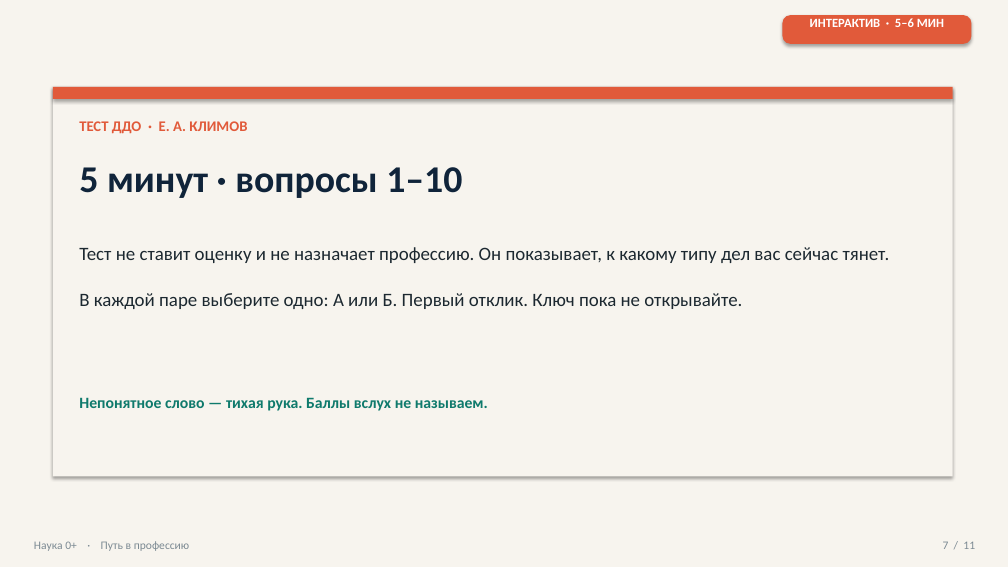
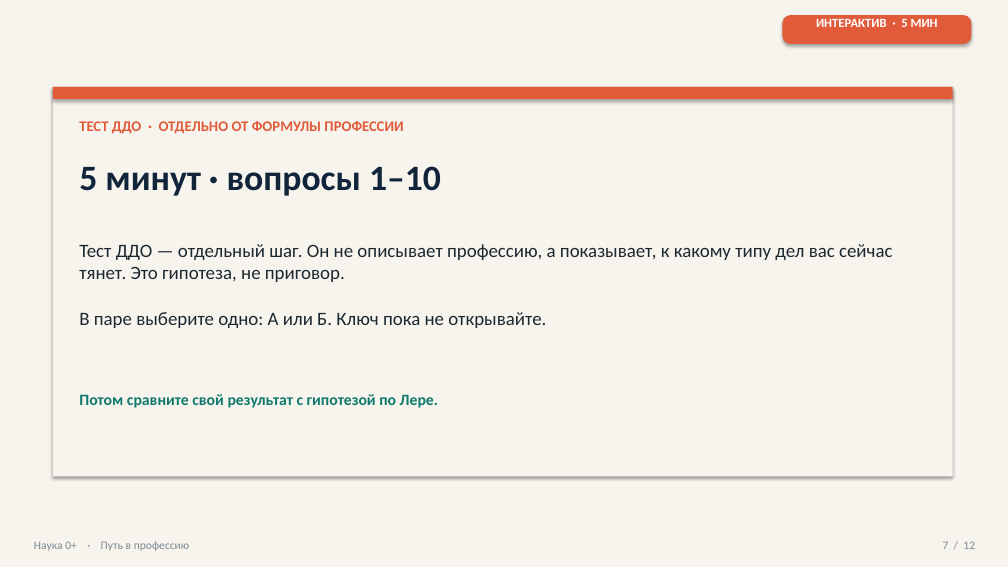
Before and after one commit to Sema917/-tourism, a slide deck: slide 7 of materials/Путь_в_профессию_презентация_20_минут.pptx. Drawn at 1008x567 pixels with LibreOffice and Linux fonts; fonts in the diff are those of the drawing; background and template pictures are left out. Boxes give left, top, right and bottom in pixels: in the first picture for what was removed or moved away, otherwise in the second. Text is boxed around its words. In the diff, an @@ line names an element or a change of style, - is before the commit and + after.

```diff
--- a/materials/Путь_в_профессию_презентация_20_минут.pptx
+++ b/materials/Путь_в_профессию_презентация_20_минут.pptx
@@ text at (816,19,938,27): text changed @@
-ИНТЕРАКТИВ · 5–6 МИН
+ИНТЕРАКТИВ · 5 МИН
@@ text at (79,121,403,134): text changed @@
-ТЕСТ ДДО · Е. А. КЛИМОВ
+ТЕСТ ДДО · ОТДЕЛЬНО ОТ ФОРМУЛЫ ПРОФЕССИИ
@@ text "5 минут · вопросы 1–10" at (79,166,441,196): size 36 to 34 pt @@
@@ text at (79,244,892,328): text changed @@
-Тест не ставит оценку и не назначает профессию. Он показывает, к какому типу дел вас сейчас тянет.
-В каждой паре выберите одно: А или Б. Первый отклик. Ключ пока не открывайте.
+Тест ДДО — отдельный шаг. Он не описывает профессию, а показывает, к какому типу дел вас сейчас тянет. Это гипотеза, не приговор.
+В паре выберите одно: А или Б. Ключ пока не открывайте.
@@ text at (79,394,438,408): text changed @@
-Непонятное слово — тихая рука. Баллы вслух не называем.
+Потом сравните свой результат с гипотезой по Лере.
```
Also in this commit, not shown: 5 other slides changed, 6 slides added, 5 slides removed, 9 other files.
